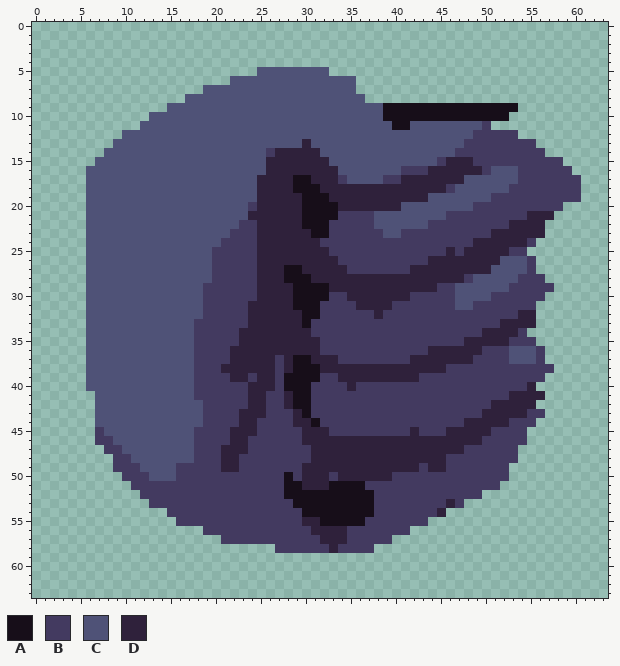
Two versions of one pixel-art sprite, resources/hand_l.002.png. This is how it looked before the edit.
The file is 64x64 pixels.
Palette (. is transparent): A #170e19  B #433a60  C #4f5277  D #2f213b
And afterwards:
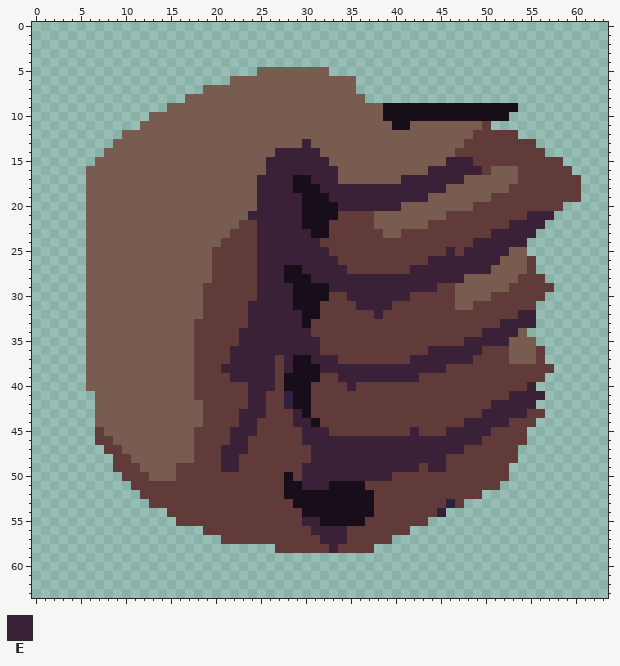
Colours new in this view: E #3b2137
Change:
colour B: #433a60 -> #603b3a
colour C: #4f5277 -> #775c4f
y 13: x 30 D -> E
y 14: x 26..31 BDDDDD -> CEEEEE
y 15: x 26..32 DDDDDDD -> EEEEEEE; x 45..48 BDDD -> CEEE
y 16: x 26..33 DDDDDDDD -> EEEEEEEE; x 41..49 BBBDDDDDD -> CCCEEEEEE
y 17: x 25..28 DDDD -> EEEE; x 31..34 DDDB -> EEEC; x 39..47 BBDDDDDDD -> CCEEEEEEE
y 18: x 25..28 DDDD -> EEEE; x 32..46 DDDDDDDDDDDDDDB -> EEEEEEEEEEEEEEC
y 19: x 25..29 DDDDD -> EEEEE; x 33..43 DDDDDDDDDDD -> EEEEEEEEEEE
y 20: x 24..29 BDDDDD -> CEEEEE; x 34..40 DDDDDDD -> EEEEEEE
y 21: x 24..29 DDDDDD -> EEEEEE; x 55..57 DDD -> EEE
y 22: x 25..29 DDDDD -> EEEEE; x 53..56 DDDD -> EEEE
y 23: x 25..30 DDDDDD -> EEEEEE; x 51..56 DDDDDD -> EEEEE.
y 24: x 25..31 DDDDDDD -> EEEEEEE; x 49..55 DDDDDDB -> EEEEEE.
y 25: x 25..32 DDDDDDDD -> EEEEEEEE; x 46 D -> E; x 48..54 DDDDDBB -> EEEEECC
y 26: x 25..33 DDDDDDDDD -> EEEEEEEEE; x 44..51 DDDDDDDD -> EEEEEEEE
y 27: x 25..27 DDD -> EEE; x 30..34 DDDDD -> EEEEE; x 42..50 DDDDDDDDD -> EEEEEEEEE
y 28: x 25..27 DDD -> EEE; x 31..48 DDDDDDDDDDDDDDDDDB -> EEEEEEEEEEEEEEEEEC
y 29: x 25..28 DDDD -> EEEE; x 33..44 DDDDDDDDDDDD -> EEEEEEEEEEEE
y 30: x 25..28 DDDD -> EEEE; x 35..41 DDDDDDD -> EEEEEEE
y 31: x 24..28 DDDDD -> EEEEE; x 36..39 DDDD -> EEEE
y 32: x 24..29 DDDDDD -> EEEEEE; x 38 D -> E; x 54..55 DD -> EE
y 33: x 24..29 DDDDDD -> EEEEEE; x 52..55 DDDD -> EEEE
y 34: x 23..30 DDDDDDDD -> EEEEEEEE; x 50..54 DDDDB -> EEEEC
y 35: x 23..31 DDDDDDDDD -> EEEEEEEEE; x 48..55 DDDDDBBB -> EEEEECCC
y 36: x 22..31 DDDDDDDDDD -> EEEEEEEEEE; x 44..49 DDDDDD -> EEEEEE
y 37: x 22..26 DDDDD -> EEEEE; x 28 D -> E; x 31..33 DDD -> EEE; x 42..48 DDDDDDD -> EEEEEEE
y 38: x 21..26 DDDDDD -> EEEEEE; x 28 D -> E; x 32..45 DDDDDDDDDDDDDD -> EEEEEEEEEEEEEE
y 39: x 22..26 DDBDD -> EEEEE; x 34..42 DDDDDDDDD -> EEEEEEEEE
y 40: x 24..26 DDD -> EEE; x 35 D -> E; x 55 D -> E
y 41: x 24..25 DD -> EE; x 53..56 DDDD -> EEEE
y 42: x 24..25 DD -> EE; x 51..55 DDDDD -> EEEEE
y 43: x 23..25 DDD -> EEE; x 29 D -> E; x 50..54 DDDDD -> EEEEE
y 44: x 23..24 DD -> EE; x 29..30 DD -> EE; x 48..52 DDDDD -> EEEEE
y 45: x 22..24 DDD -> EEE; x 30..32 DDD -> EEE; x 42 D -> E; x 46..50 DDDDD -> EEEEE
y 46: x 22..23 DD -> EE; x 30..49 DDDDDDDDDDDDDDDDDDDD -> EEEEEEEEEEEEEEEEEEEE
y 47: x 21..23 DDD -> EEE; x 31..47 DDDDDDDDDDDDDDDDD -> EEEEEEEEEEEEEEEEE
y 48: x 21..22 DD -> EE; x 31..45 DDDDDDDDDDDDDDD -> EEEEEEEEEEEEEEE
y 49: x 21..22 DD -> EE; x 30..42 DDDDDDDDDDDDD -> EEEEEEEEEEEEE; x 44..45 DD -> EE
y 50: x 30..39 DDDBDDDDDD -> EEEEEEEEEE
y 51: x 30..32 DDD -> EEE
y 55: x 30..31 DD -> EE
y 56: x 31..34 DDDD -> EEEE
y 57: x 32..34 DDD -> EEE
y 58: x 33 D -> E
